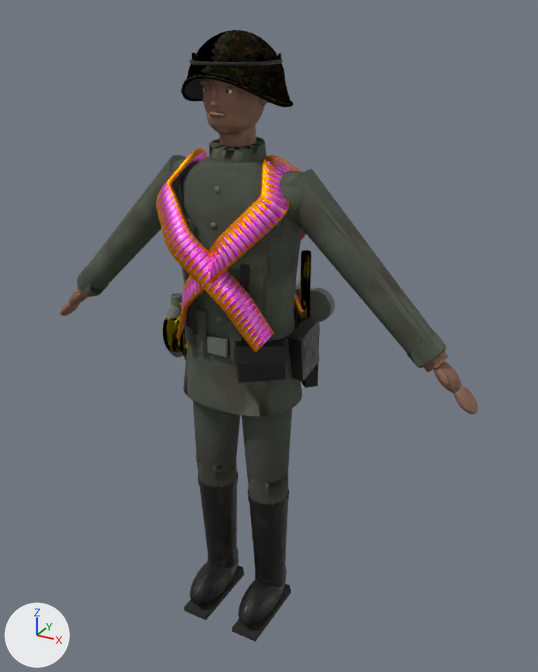
A saved change to the glTF model public/models/mg_gunner_a.glb.
One viewpoint serves both versions: a 50 mm camera at (1.051, -1.74, 1.871) aimed at (0.04, 0.099, 0.952). Arrows for +X, +Y and +Z are at lower left; the lights stay in place. The first picture is the older version. Vertices at exactly the same position are counted once.

Names of what the first picture shows: 'German_MG_Gunner_A'.
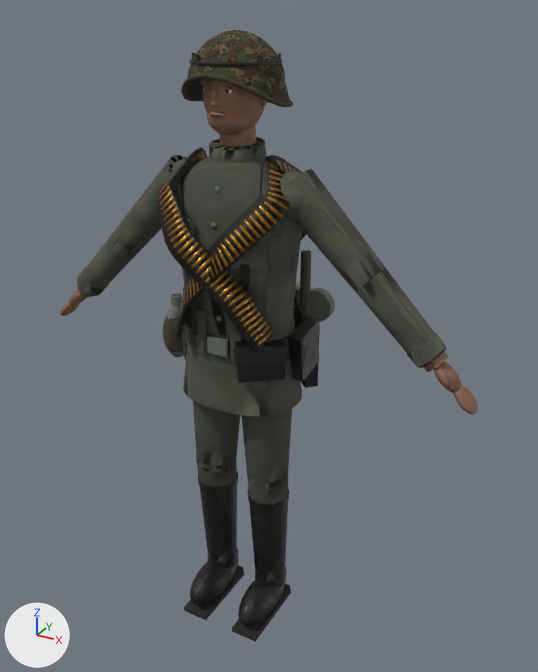
The newer file is also turned or shifted as a whole; pictures and numbers use the older file's frame.

What changed in the scene script:
```text
Change img_image_17:
    img_image_17: load_image('Image_17', '_unpacked/Image_17', 256, 256, 'Non-Color') -> load_image('Image_17', '_unpacked/Image_17', 512, 512, 'sRGB')
Change img_image_18:
    img_image_18: load_image('Image_18', '_unpacked/Image_18', 512, 512, 'sRGB') -> load_image('Image_18', '_unpacked/Image_18', 512, 512, 'Non-Color')
Change mat_helmet_cover_oakleaf:
    where n0 = _N.new('ShaderNodeBsdfPrincipled'); n0.name = 'Principled BSDF'
    add n0.inputs[2].default_value = 0.929  # 'Roughness'
    remove n3 = _N.new('ShaderNodeSeparateColor'); n3.name = 'Separate Color'
    add n5 = _N.new('ShaderNodeNormalMap'); n5.name = 'Normal Map'
    add n5.uv_map = 'UVMap'
    remove n5 = _N.new('ShaderNodeNormalMap'); n5.name = 'Normal Map'
    remove n5.uv_map = 'UVMap'
    remove n6 = _N.new('ShaderNodeTexImage'); n6.name = 'Image Texture.002'
    remove n6.image = img_image_14
    where n4 = _N.new('ShaderNodeTexImage'); n4.name = 'Image Texture.001'
    remove _L.new(n3.outputs[2], n0.inputs[1])  # 'Blue' to 'Metallic'
    remove _L.new(n3.outputs[1], n0.inputs[2])  # 'Green' to 'Roughness'
    remove _L.new(n4.outputs[0], n3.inputs[0])  # 'Color' to 'Color'
    remove _L.new(n6.outputs[0], n5.inputs[1])  # 'Color' to 'Color'
    add _L.new(n4.outputs[0], n5.inputs[1])  # 'Color' to 'Color'
Change mat_canvas_webbing:
    where n2 = _N.new('ShaderNodeTexImage'); n2.name = 'Image Texture'
    n2.image: img_image_15 -> img_image_14
    where n4 = _N.new('ShaderNodeTexImage'); n4.name = 'Image Texture.001'
    n4.image: img_image_16 -> img_image_15
    where n6 = _N.new('ShaderNodeTexImage'); n6.name = 'Image Texture.002'
    n6.image: img_image_17 -> img_image_16
Change mat_mg_ammo_belt:
    where n2 = _N.new('ShaderNodeTexImage'); n2.name = 'Image Texture'
    n2.image: img_image_18 -> img_image_17
    where n4 = _N.new('ShaderNodeTexImage'); n4.name = 'Image Texture.001'
    n4.image: img_image_19 -> img_image_18
    where n6 = _N.new('ShaderNodeTexImage'); n6.name = 'Image Texture.002'
    n6.image: img_image_20 -> img_image_19
Change me_german_mg_gunner_a:
    used by ob_german_mg_gunner_a; location = (0.0, 0.0, 0.0)
    remove me_german_mg_gunner_a.from_pydata(...)  # 11722 vertices, 22800 faces; spans x -0.71..0.71, y -0.21..0.32, z 0.0..1.82
    add me_german_mg_gunner_a.from_pydata(...)  # 11719 vertices, 22800 faces; spans x -0.71..0.71, y -0.21..0.32, z 0.0..1.82
    me_german_mg_gunner_a part 1: 770 vertices moved within x -0.28..0.24, y -0.14..0.17, z 0.98..1.82; 137 vertices removed from x -0.31..0.12, y -0.15..0.07, z 0.9..1.73; 134 vertices added at x -0.31..0.12, y -0.15..0.07, z 0.89..1.73
    other edits to the shape of me_german_mg_gunner_a do not show in these pictures
```

Changed parts and their boxes (x1, y1, x2, y2) in the pictures (538 x 672 px; the box of a moved part takes in the faces that stretch with it):
'German_MG_Gunner_A', surface changed
    both: (80, 30, 445, 583)
part 1 of me_german_mg_gunner_a, moved or reshaped
    before: (157, 30, 304, 355)
    after: (160, 30, 304, 355)
